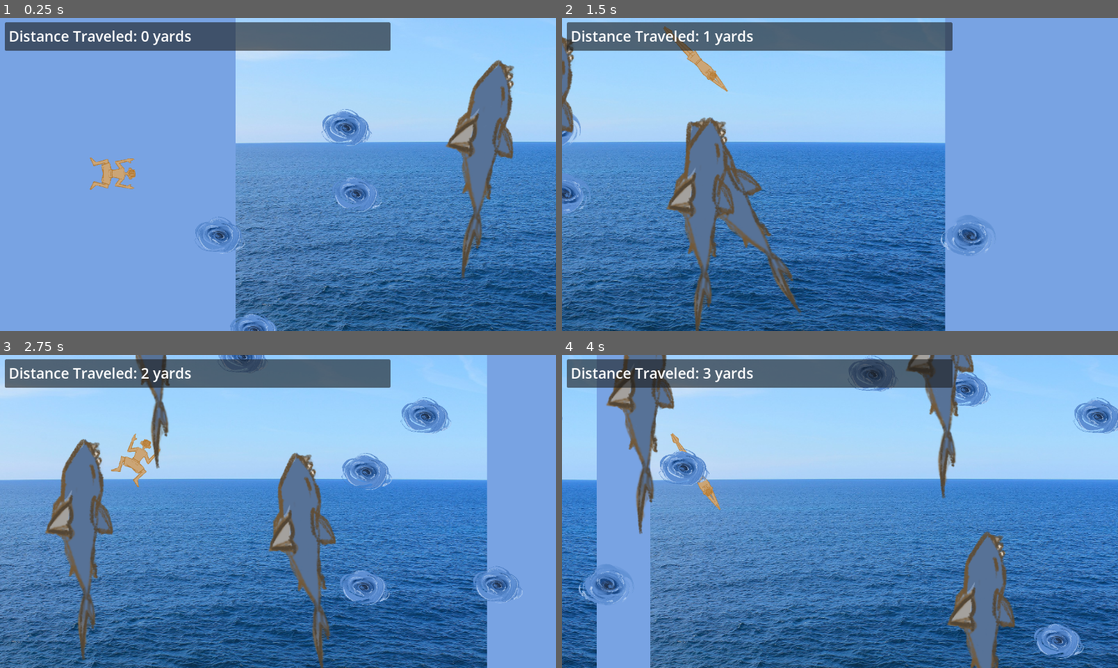
Above: before the commit, frames 1-4 (two rows, left to right).
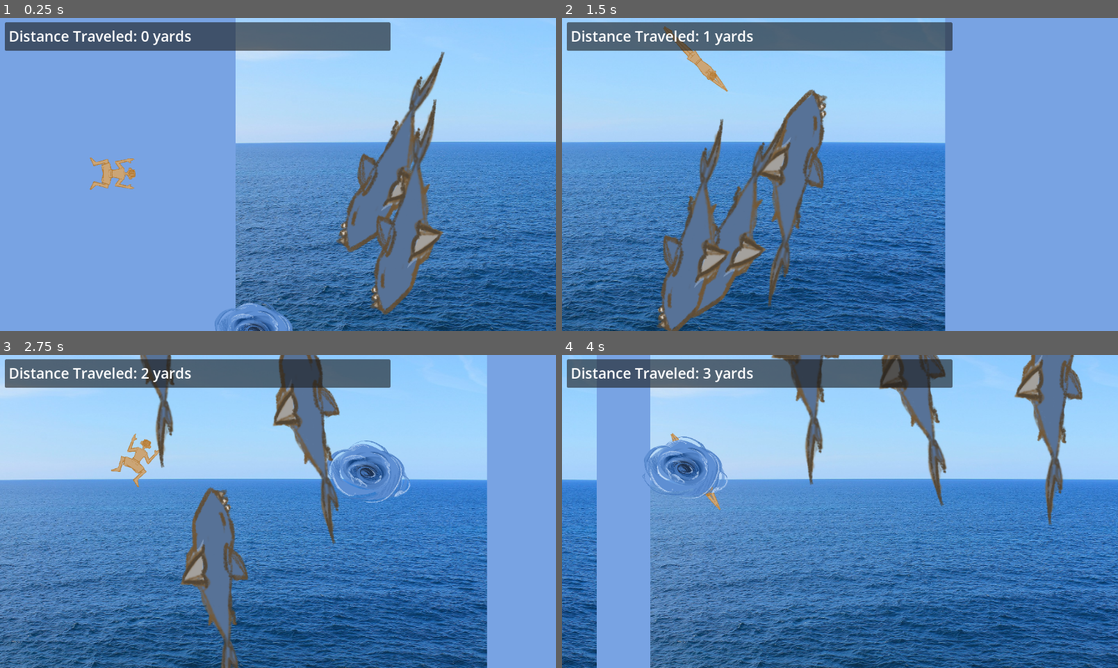
Above: after the commit, the same moments.

Repository: sophieTheProgrammer/microjam-island-61
Game: Godot game, scene res://scenes/game.tscn
Two runs of this game, one before a commit and one after it. Both use one fixed random seed, a clock stepped at 60 frames per second and the inputs below.
Inputs (mouse positions are in pixels of both pictures, inside the frame that each line leads up to):
- Up to frame 1 (0.25 s): no input
- Up to frame 2 (1.5 s): tap Enter (ui_accept) at 0.5, 0.77 s; move the mouse to (962, 158) at 0.52 s; hold Up (up) 0.53-1.28 s; click (962, 158) at 0.6 s; move the mouse to (728, 190) at 1.27 s; hold Down (down) from 1.28 s (still down); click (728, 190) at 1.35 s
- Up to frame 3 (2.75 s): tap Enter (ui_accept) at 1.52 s; move the mouse to (333, 442) at 2.02 s; release Down (down) at 2.03 s; hold Up (up) from 2.03 s (still down); click (333, 442) at 2.1 s
- Up to frame 4 (4 s): move the mouse to (812, 574) at 2.77 s; click (812, 574) at 2.85 s; tap Enter (ui_accept) at 3.02, 3.77 s; move the mouse to (1006, 558) at 3.52 s; release Up (up) at 3.53 s; hold Down (down) from 3.53 s (still down); click (1006, 558) at 3.6 s

The runs differ from the first frame. In frame 1, 12% of the frame differs, in the area x 35-93%, y 10-100%; in frame 2, 12%; in frame 3, 18%, in the area x 8-94%, y 0-100%; in frame 4, 17%.

Commit message:
whirlpool

Diff:
--- a/scenes/whirlpool.tscn
+++ b/scenes/whirlpool.tscn
@@ -19,13 +19,14 @@
 }]
 
 [sub_resource type="CapsuleShape2D" id="CapsuleShape2D_kxrhw"]
-radius = 35.0
-height = 70.0
+radius = 28.004036
+height = 77.92195
 
 [node name="whirlpool" type="Node2D" unique_id=1129214498]
 
 [node name="AnimatedSprite2D" type="AnimatedSprite2D" parent="." unique_id=1771988059]
-scale = Vector2(0.079013094, 0.07901309)
+position = Vector2(1, 0)
+scale = Vector2(0.1329477, 0.13294768)
 sprite_frames = SubResource("SpriteFrames_8butw")
 autoplay = "default"
 frame_progress = 0.5345303
@@ -33,4 +34,6 @@
 [node name="Death" parent="." unique_id=191725155 instance=ExtResource("3_u2urf")]
 
 [node name="CollisionShape2D" type="CollisionShape2D" parent="Death" unique_id=2139440394]
+position = Vector2(-2.2888184e-05, -1.0000038)
+rotation = 1.5722843
 shape = SubResource("CapsuleShape2D_kxrhw")
--- a/scripts/chunk.gd
+++ b/scripts/chunk.gd
@@ -4,7 +4,7 @@
 var SHARK = preload("res://scenes/shark.tscn")
 
 func _ready() -> void:
-	spawn(5, "whirlpool")
+	spawn(1, "whirlpool")
 	spawn(3, "shark")
 func _process(_delta: float) -> void:
 	pass
--- a/scripts/spawner.gd
+++ b/scripts/spawner.gd
@@ -14,4 +14,4 @@
 	var new_chunk = chunk.instantiate()
 	new_chunk.position.x = (chunks_spawned * Global.viewport.x)
 	self.add_child.call_deferred(new_chunk)
-	chunks_spawned+=1
+	chunks_spawned += 1
